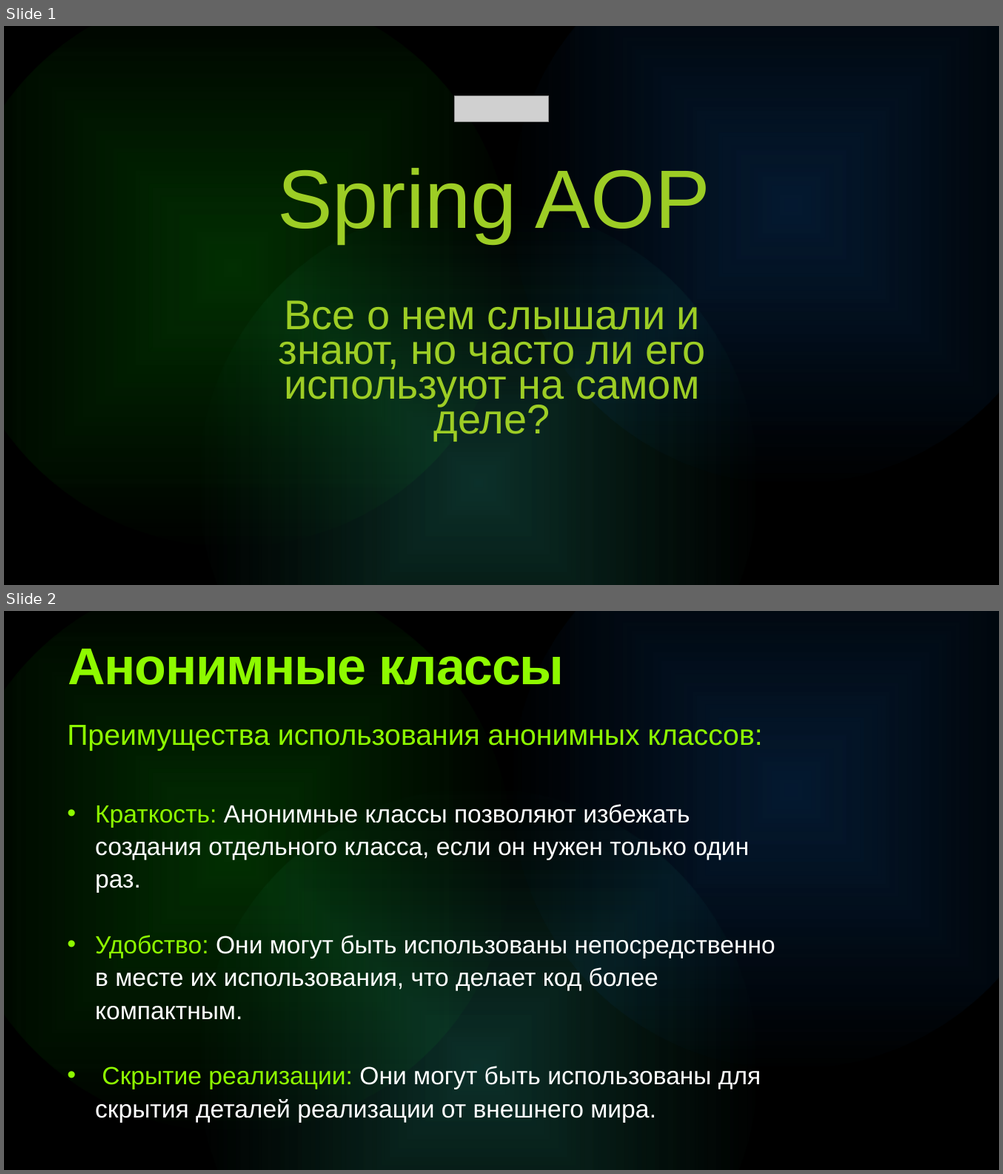
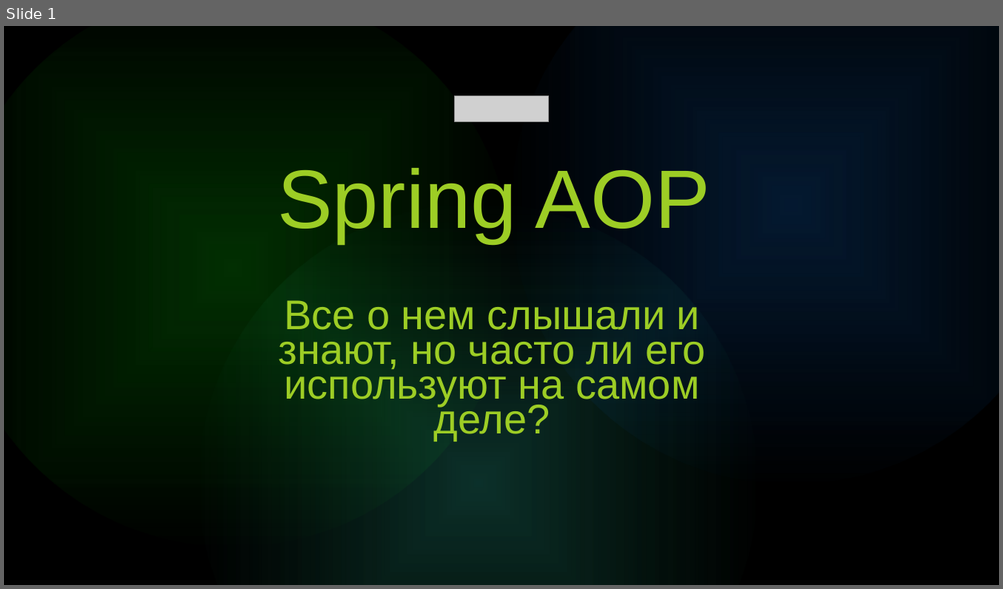
Before and after one commit to i-gabdrahmanov/lectures, a slide deck: Aop for school 21/AOP.pptx. Shown one above the other, each under a label of ours: slides 1 and 2 before the commit, slide 1 after it. The pictures are 1003x1174 and 1003x589 pixels, drawn with LibreOffice and Linux fonts; fonts in the diff are those of the drawing; grey boxes stand for pictures. Boxes give left, top, right and bottom in pixels: in the first picture for what was removed or moved away, otherwise in the second. Text is boxed around its words. In the diff, an @@ line names an element or a change of style, - is before the commit and + after.

```diff
--- a/Aop for school 21/AOP.pptx
+++ b/Aop for school 21/AOP.pptx
@@ slide 2 removed at [4, 611, 999, 1170], background #000000; not listed: 3 template elements that a slide beside it also shows @@
@@ text removed at [68, 649, 563, 685] @@
-Анонимные классы
@@ text removed at [67, 725, 775, 1123] @@
-Преимущества использования анонимных классов:
-• Краткость: Анонимные классы позволяют избежать создания отдельного класса, если он нужен только один раз.
-• Удобство: Они могут быть использованы непосредственно в месте их использования, что делает код более компактным.
-• Скрытие реализации: Они могут быть использованы для скрытия деталей реализации от внешнего мира.
```
Also in this commit, not shown: 29 slides added, 14 other slides removed, 3 other files.
